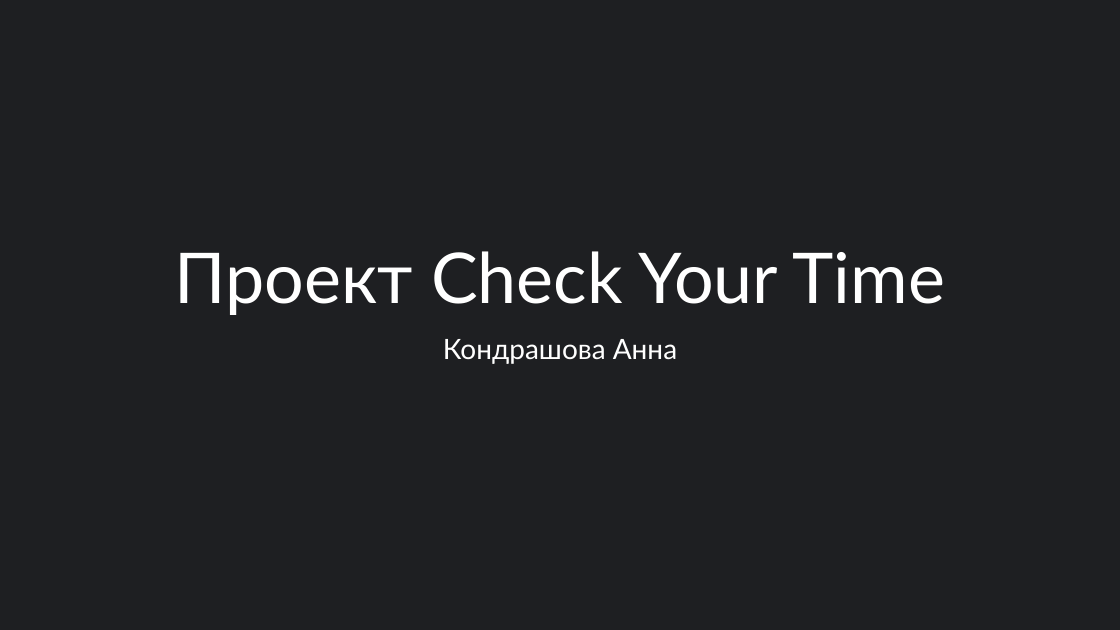
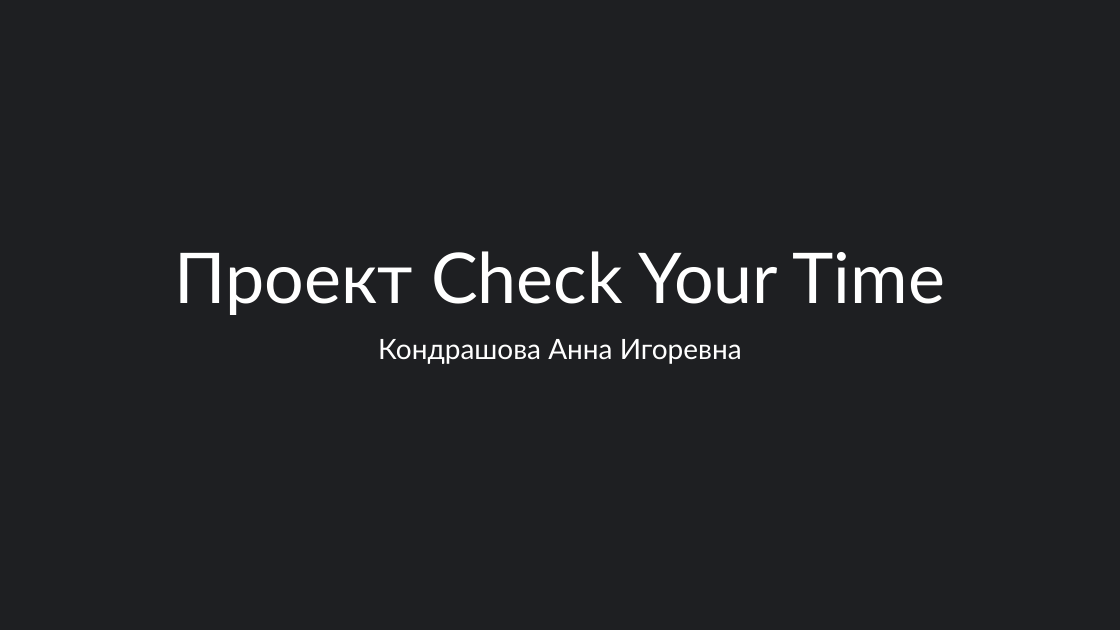
Before and after one commit to annakonda-com/CheckYourTime, a slide deck: slide 1 of Проект Check Your Time.pptx. Drawn at 1120x630 pixels with LibreOffice and Linux fonts; fonts in the diff are those of the drawing. Boxes give left, top, right and bottom in pixels: in the first picture for what was removed or moved away, otherwise in the second. Text is boxed around its words. In the diff, an @@ line names an element or a change of style, - is before the commit and + after.

```diff
--- a/Проект Check Your Time.pptx
+++ b/Проект Check Your Time.pptx
@@ subtitle at box(378, 339, 742, 364): text changed @@
-Кондрашова Анна
+Кондрашова Анна Игоревна
```
Also in this commit, not shown: 3 other slides changed, 3 slides added, 1 slide removed, 2 other files.
